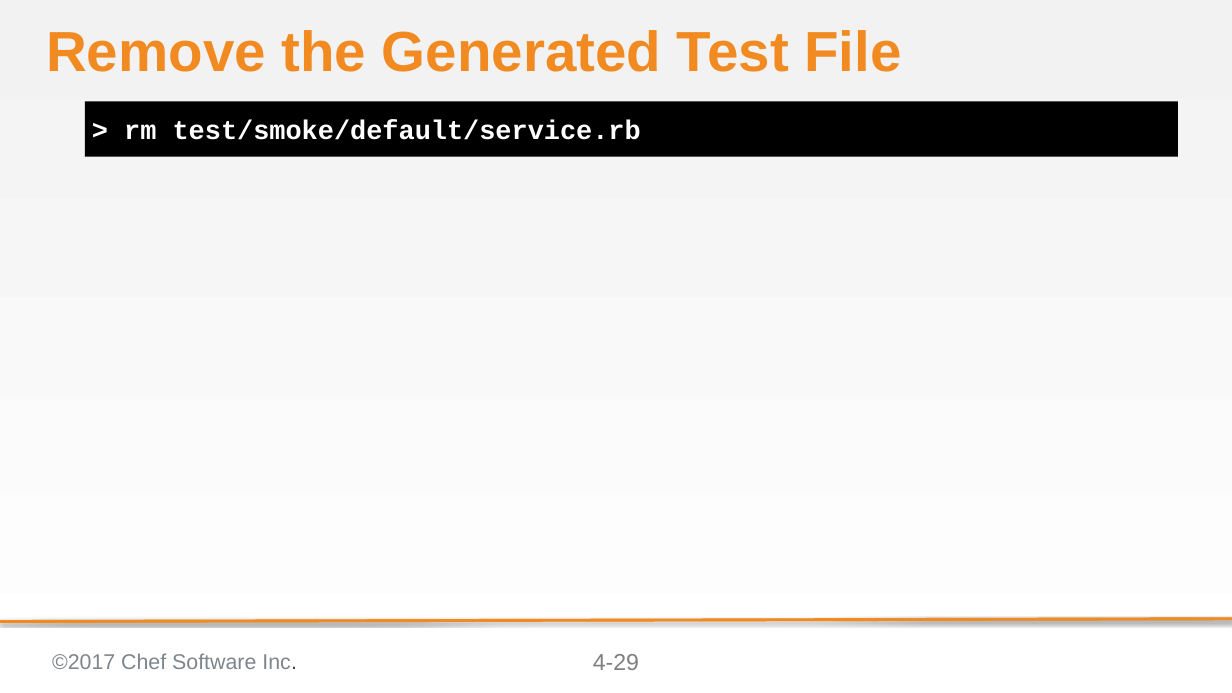
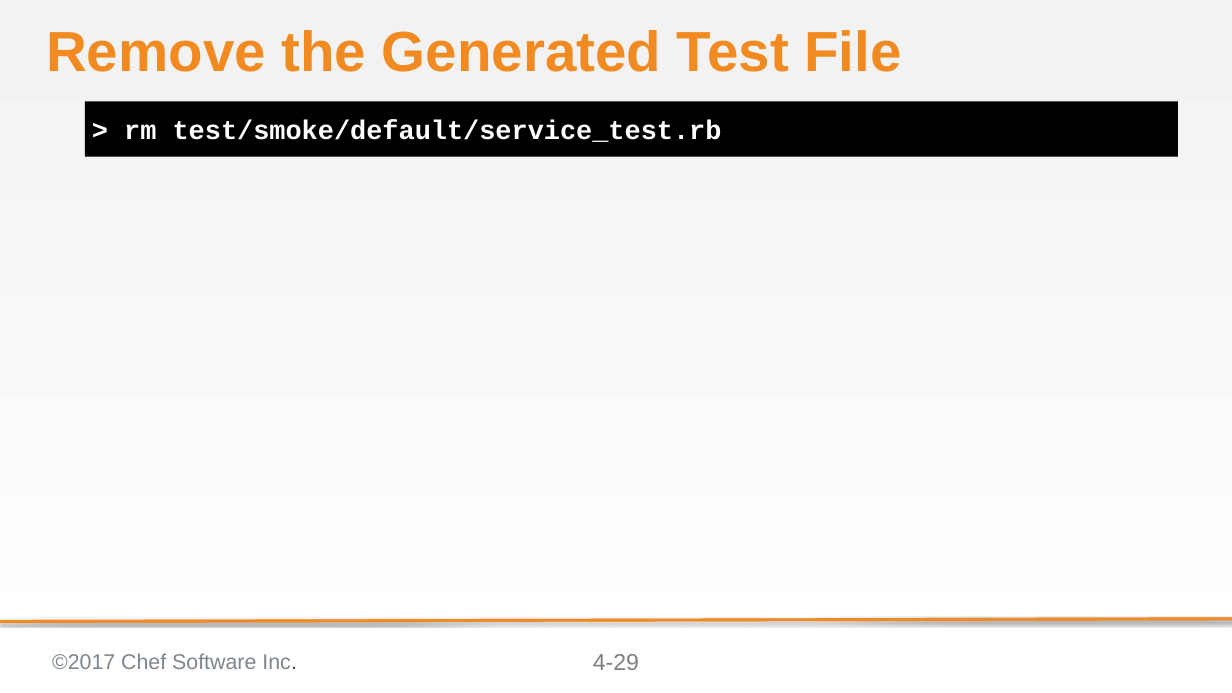
Before and after one commit to ericheiser/chef-intermediate, a slide deck: slide 29 of 04-refactoring_cookbooks_with_tests.pptx. Drawn at 1232x693 pixels with LibreOffice and Linux fonts; fonts in the diff are those of the drawing; background and template pictures are left out. Boxes give left, top, right and bottom in pixels: in the first picture for what was removed or moved away, otherwise in the second. Text is boxed around its words. In the diff, an @@ line names an element or a change of style, - is before the commit and + after.

```diff
--- a/04-refactoring_cookbooks_with_tests.pptx
+++ b/04-refactoring_cookbooks_with_tests.pptx
@@ text at (124,120,722,142): text changed @@
-> rm test/smoke/default/service.rb
+> rm test/smoke/default/service_test.rb
```
Also in this commit, not shown: 2 other slides changed, 2 other files.
